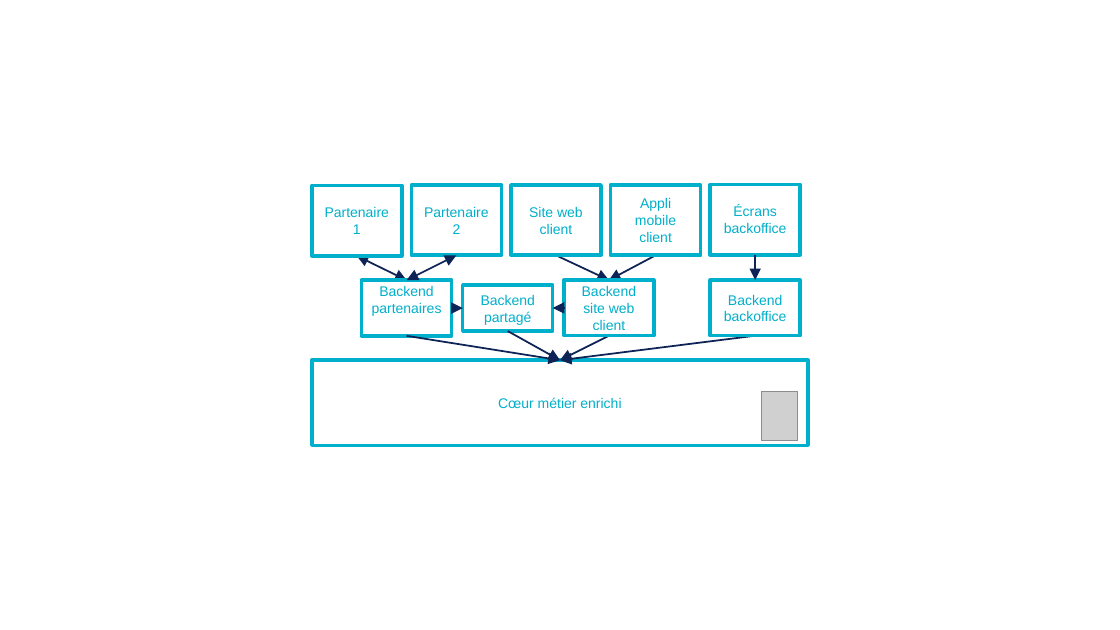
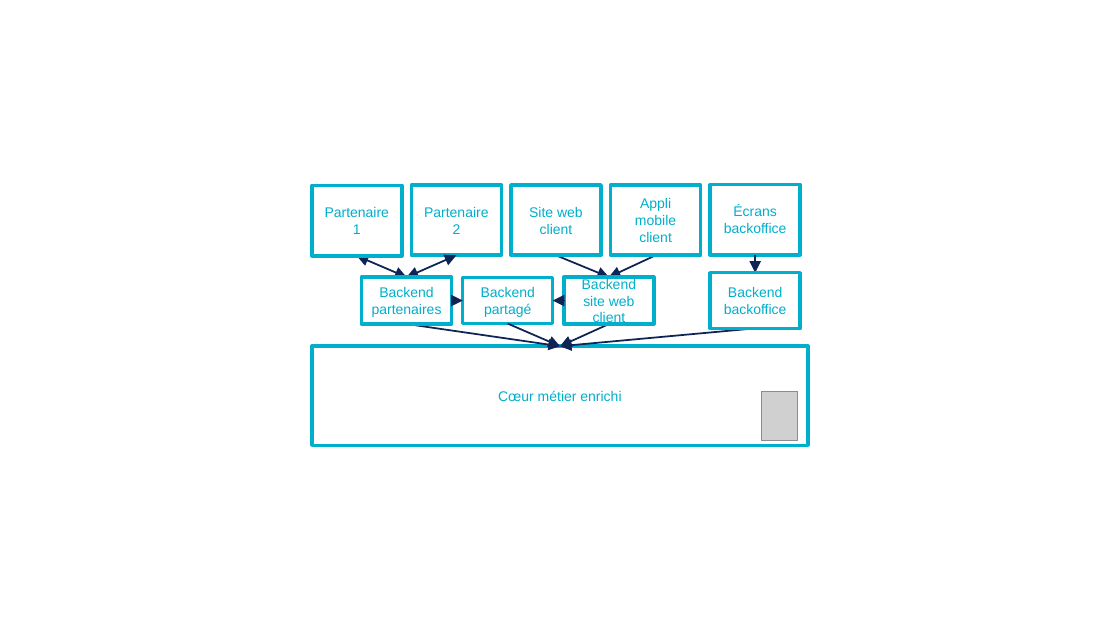
Before and after one commit to archiloque/blog, a slide deck: slide 11 of wip/omnicanal/slides.pptx. Drawn at 1120x630 pixels with LibreOffice and Linux fonts; fonts in the diff are those of the drawing; grey boxes stand for pictures; background and template pictures are left out. Boxes give left, top, right and bottom in pixels: in the first picture for what was removed or moved away, otherwise in the second. Text is boxed around its words. In the diff, an @@ line names an element or a change of style, - is before the commit and + after.

```diff
--- a/wip/omnicanal/slides.pptx
+++ b/wip/omnicanal/slides.pptx
@@ double arrow moved from (357, 256) - (407, 281) to (357, 256) - (407, 277) @@
@@ double arrow moved from (456, 255) - (407, 281) to (456, 255) - (407, 277) @@
@@ arrow moved from (755, 255) - (755, 280) to (755, 255) - (755, 273) @@
@@ rectangle "Backend partenaires" resized from (x1=361, y1=281, x2=451, y2=336) to (x1=361, y1=277, x2=451, y2=324) @@
@@ rectangle "Backend site web client" resized from (x1=564, y1=280, x2=654, y2=335) to (x1=564, y1=277, x2=654, y2=324) @@
@@ arrow moved from (507, 331) - (560, 360) to (507, 323) - (560, 346) @@
@@ 2 arrows, 1 rectangle moved together from (x1=452, y1=280, x2=800, y2=335) to (x1=452, y1=273, x2=800, y2=329) @@
@@ 2 arrows, 1 rectangle moved together from (x1=407, y1=285, x2=609, y2=360) to (x1=407, y1=277, x2=609, y2=346) @@
@@ arrow moved from (755, 336) - (560, 360) to (755, 329) - (560, 346) @@
@@ rectangle "Cœur métier enrichi" resized from (x1=312, y1=360, x2=808, y2=445) to (x1=312, y1=346, x2=808, y2=445) @@
```
Also in this commit, not shown: 1 other slide changed, 3 other files.
